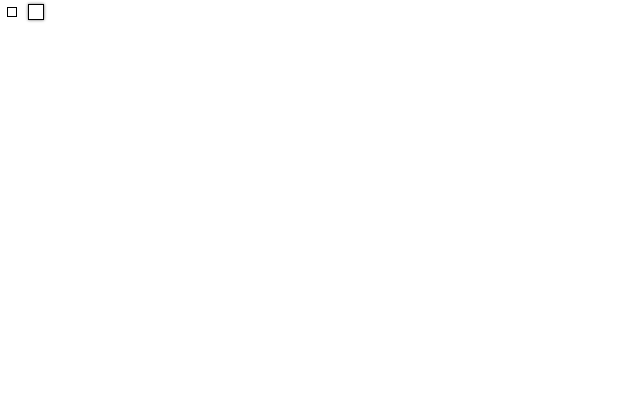
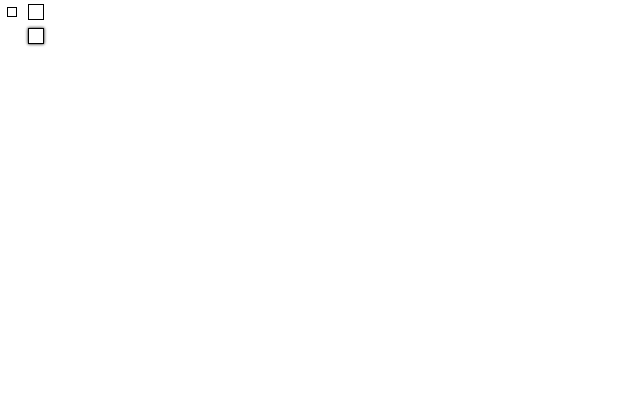
The second 640×400 image is a revision of the first. Changes to its layers:
removed layer "Drop Shadow" (was 60%) over <box>25,1,47,23</box>
painted on "Camada #1" over <box>25,1,47,47</box>
